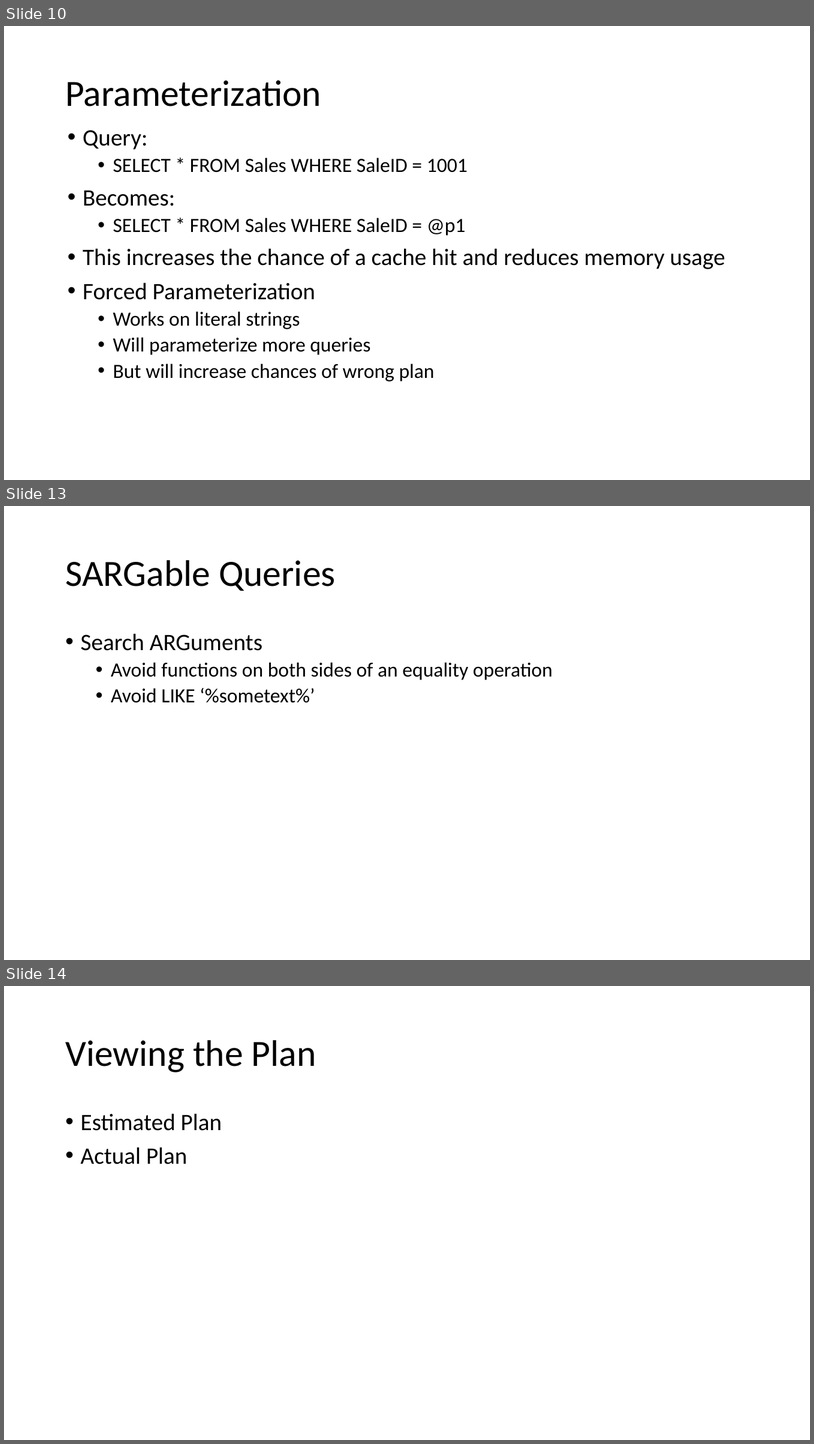
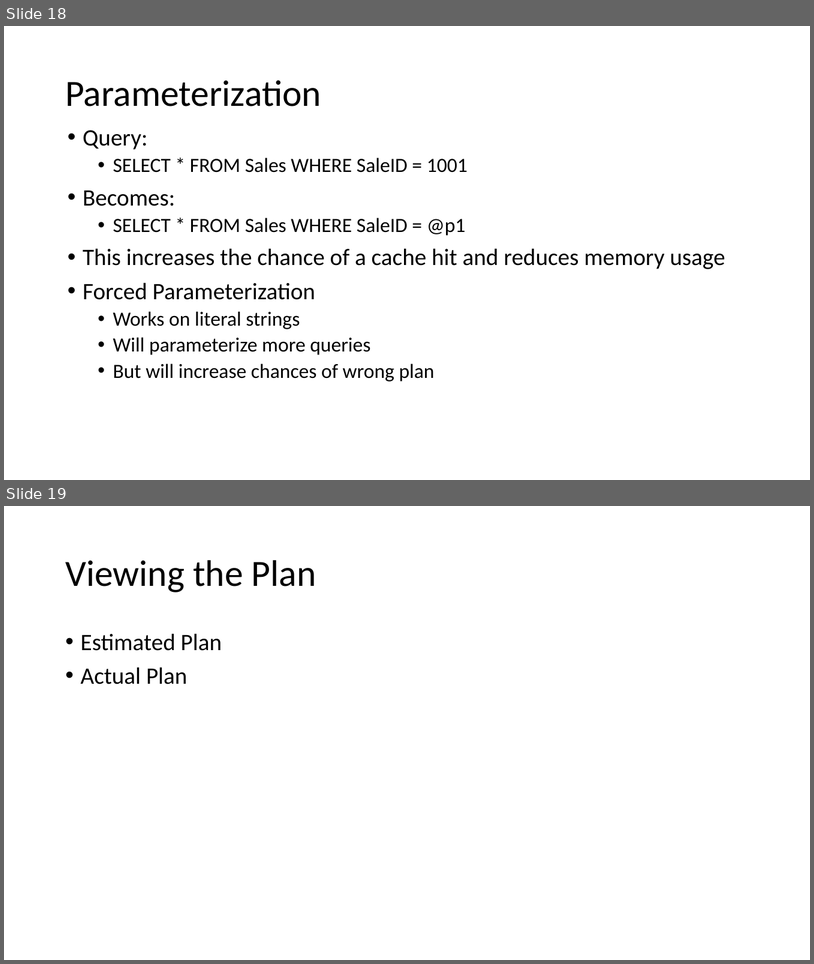
Before and after one commit to sabinio/SQLTraining, a slide deck: Slides/2. Query Execution.pptx. Shown one above the other, each under a label of ours: slides 10, 13 and 14 before the commit, slides 18 and 19 after it; the slides between them are not shown. The pictures are 814x1444 and 814x964 pixels, drawn with LibreOffice and Linux fonts; fonts in the diff are those of the drawing. Boxes give left, top, right and bottom in pixels: in the first picture for what was removed or moved away, otherwise in the second. Text is boxed around its words. In the diff, an @@ line names an element or a change of style, - is before the commit and + after.

```diff
--- a/Slides/2. Query Execution.pptx
+++ b/Slides/2. Query Execution.pptx
@@ slide 13 removed at box(4, 506, 810, 960), background #FFFFFF @@
@@ title removed at box(65, 560, 336, 591) @@
-SARGable Queries
@@ text removed at box(81, 633, 553, 703) @@
-• Search ARGuments
-  • Avoid functions on both sides of an equality operation
-  • Avoid LIKE ‘%sometext%’
@@ what was slide 10 is now slide 18 @@
@@ what was slide 14 is now slide 19 @@
```
Also in this commit, not shown: 1 slide changed, 6 slides added, 2 other slides removed.
